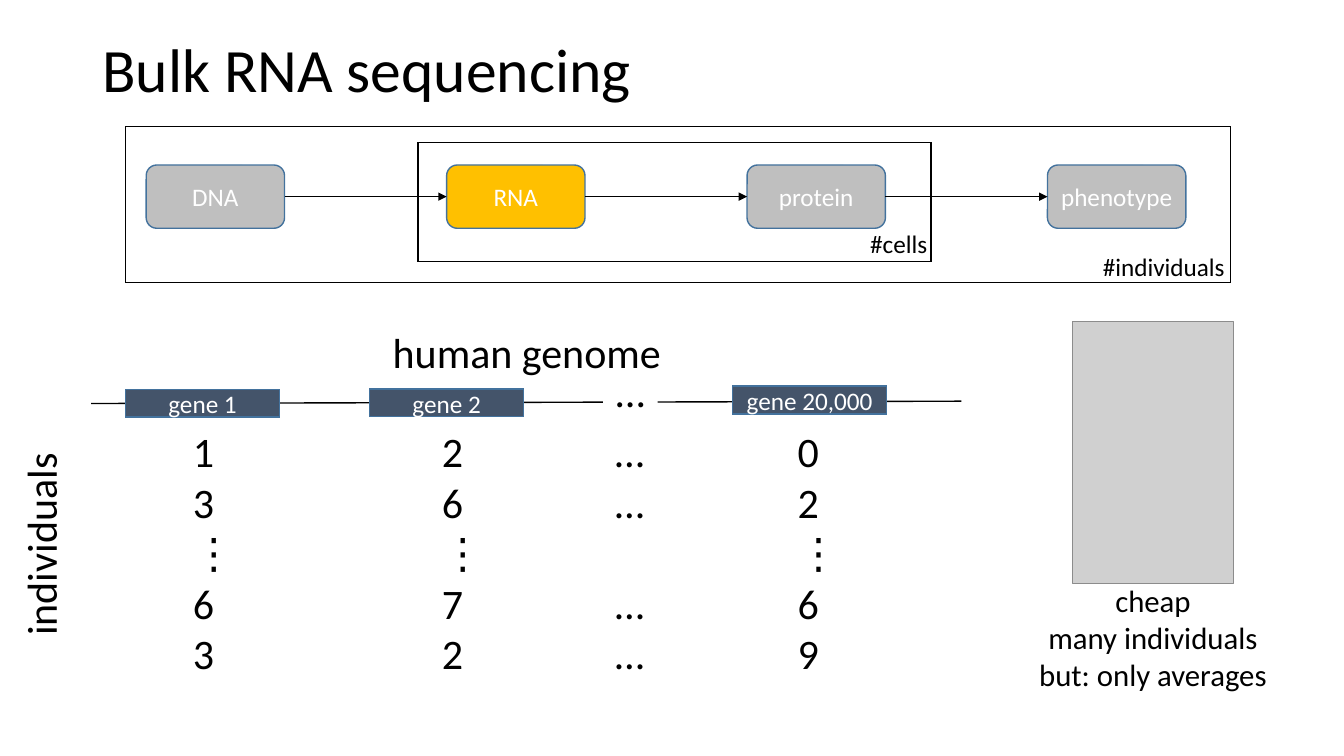
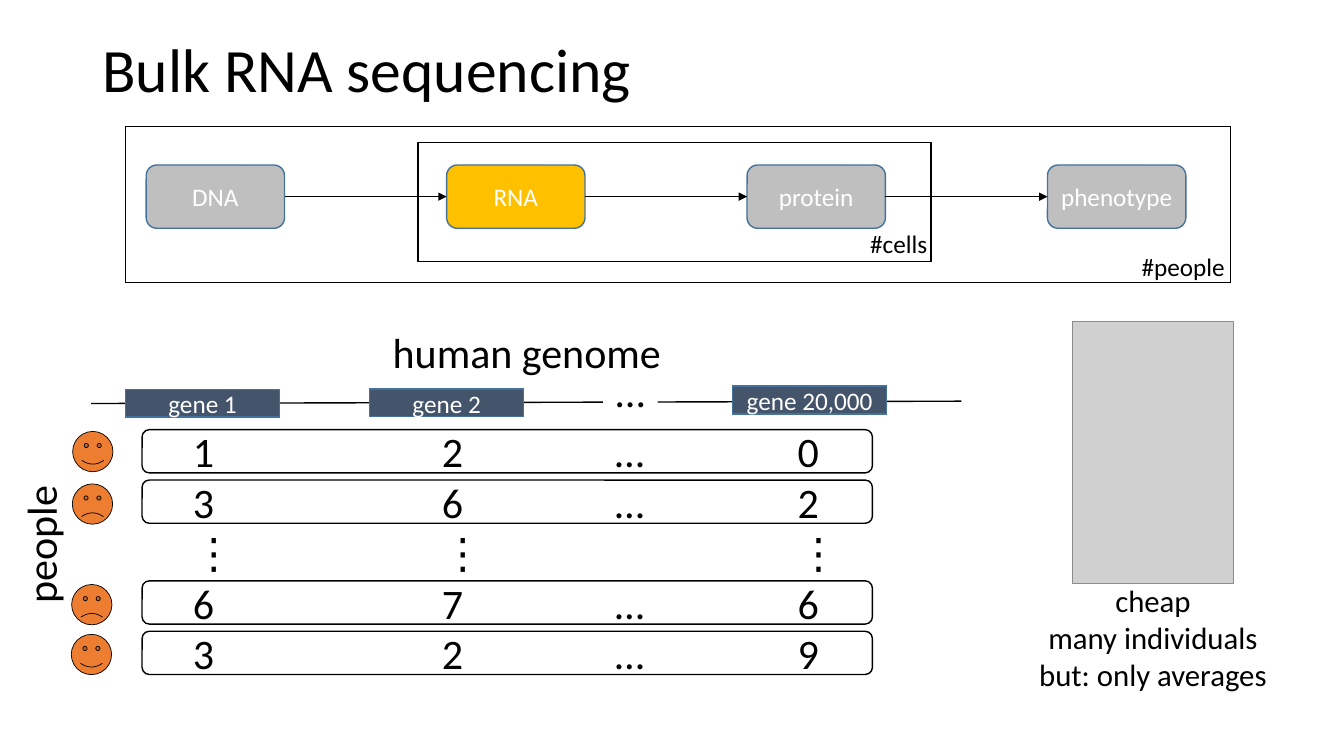
Before and after one commit to lmrl-bio/lmrl-bio.github.io, a slide deck: slide 17 of hostedfiles/datacrashcourse.pptx (slide 16 before the commit). Drawn at 1344x756 pixels with LibreOffice and Linux fonts; fonts in the diff are those of the drawing; grey boxes stand for pictures. Boxes give left, top, right and bottom in pixels: in the first picture for what was removed or moved away, otherwise in the second. Text is boxed around its words. In the diff, an @@ line names an element or a change of style, - is before the commit and + after.

```diff
--- a/hostedfiles/datacrashcourse.pptx
+++ b/hostedfiles/datacrashcourse.pptx
@@ text at (1142, 258, 1225, 280): text changed @@
-#individuals
+#people
@@ smiley face added at (73, 432, 113, 472), fill #ED7D31, outline #000000 0.5 pt @@
@@ rounded rectangle added at (142, 430, 873, 473), outline #000000 1 pt @@
@@ text at (17, 497, 68, 600): text changed @@
-individuals
+people
@@ smiley face added at (73, 484, 113, 524), fill #ED7D31, outline #000000 0.5 pt @@
@@ rounded rectangle added at (142, 480, 873, 523), outline #000000 1 pt @@
@@ smiley face added at (72, 585, 112, 625), fill #ED7D31, outline #000000 0.5 pt @@
@@ rounded rectangle added at (142, 581, 873, 624), outline #000000 1 pt @@
@@ smiley face added at (72, 634, 112, 675), fill #ED7D31, outline #000000 0.5 pt @@
@@ rounded rectangle added at (142, 631, 873, 675), outline #000000 1 pt @@
```
Also in this commit, not shown: 16 other slides changed, 1 slide added, 1 slide removed.
